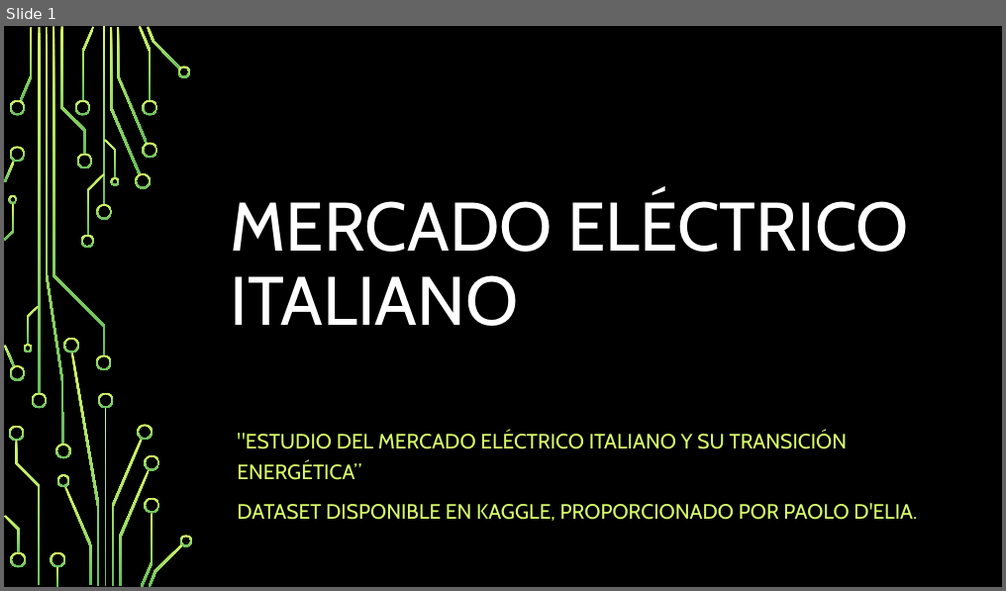
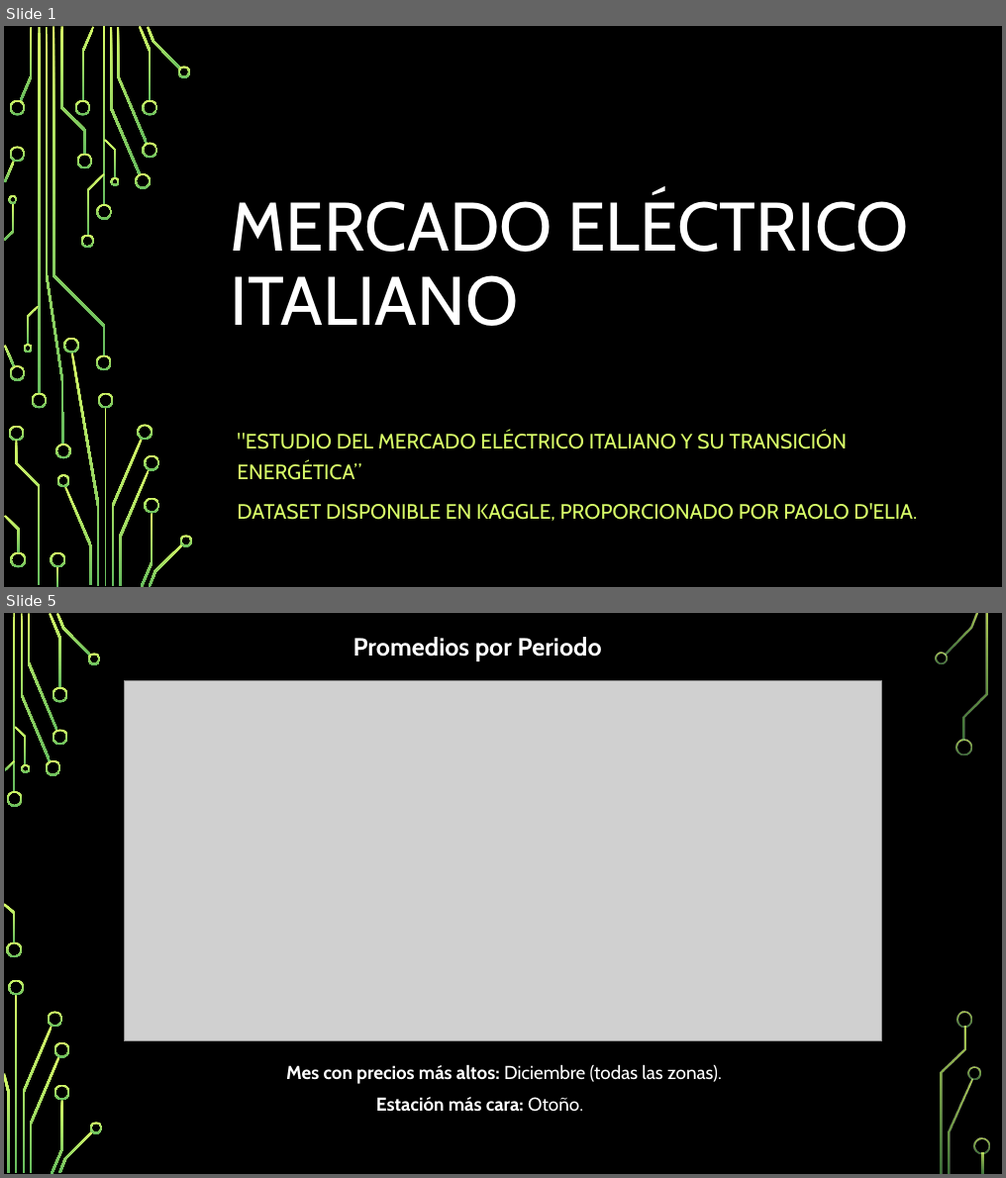
Before and after one commit to geobest7/datatone-escuela-musk-hackathon-datos-mercado-electrico-italiano, a slide deck: presentación.pptx. Shown one above the other, each under a label of ours: slide 1 before the commit, slides 1 and 5 after it; the slides between them are not shown. The pictures are 1006x591 and 1006x1178 pixels, drawn with LibreOffice and Linux fonts; fonts in the diff are those of the drawing; grey boxes stand for pictures; background and template pictures are left out. Boxes give left, top, right and bottom in pixels: in the first picture for what was removed or moved away, otherwise in the second. Text is boxed around its words. In the diff, an @@ line names an element or a change of style, - is before the commit and + after.

Commit message:
primera parte de presentacion sobre precios

```diff
--- a/presentación.pptx
+++ b/presentación.pptx
@@ slide 5 added at [4, 613, 1002, 1174], background picture (left out) @@
@@ text added at [353, 637, 602, 662], 24 pt, text #FFFFFF, bold @@
+Promedios por Periodo
@@ picture added at [125, 680, 882, 1042] @@
@@ text added at [286, 1064, 722, 1084], 18 pt, text #FFFFFF @@
+Mes con precios más altos: Diciembre (todas las zonas).
@@ text added at [376, 1097, 583, 1112], 18 pt, text #FFFFFF, bold @@
+Estación más cara: Otoño.
@@ group added at [4, 613, 990, 1174]: 33 freeform shapes, 3 rectangles @@
```
Also in this commit, not shown: 5 other slides added, 1 slide removed, 1 other file.
